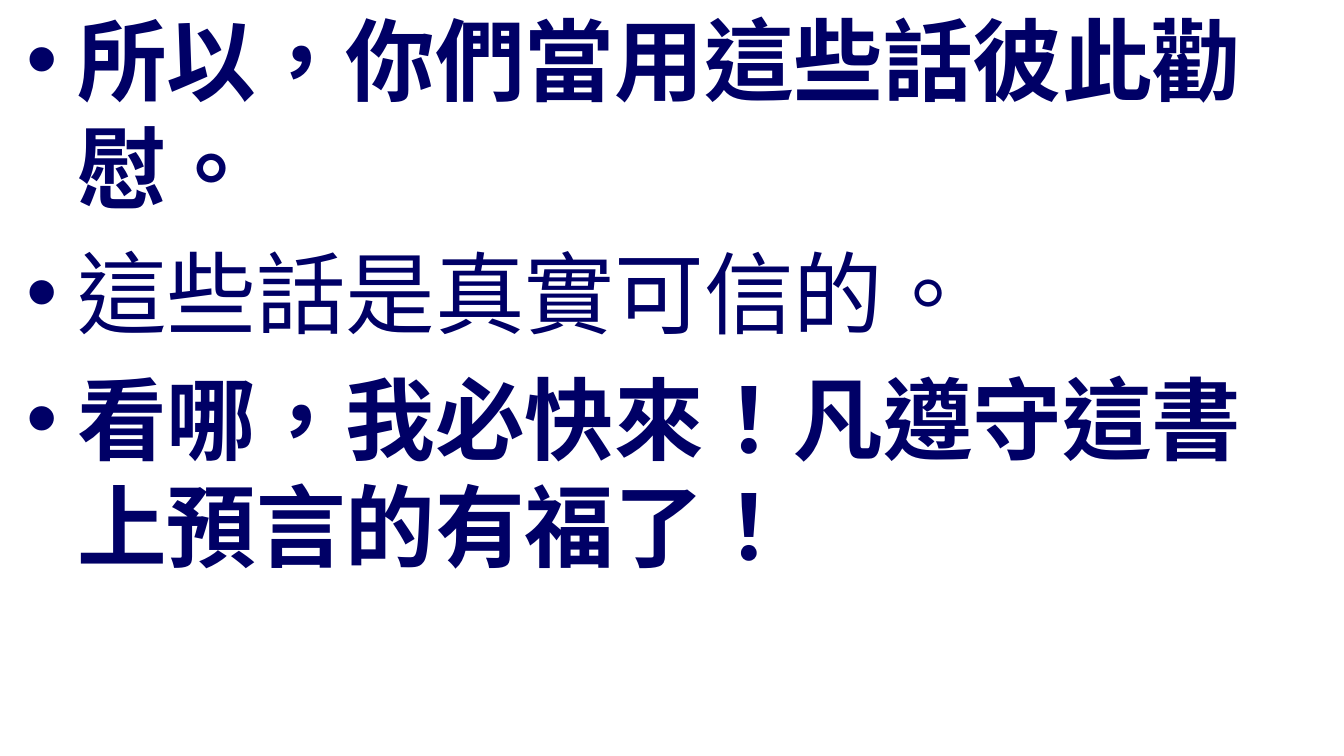
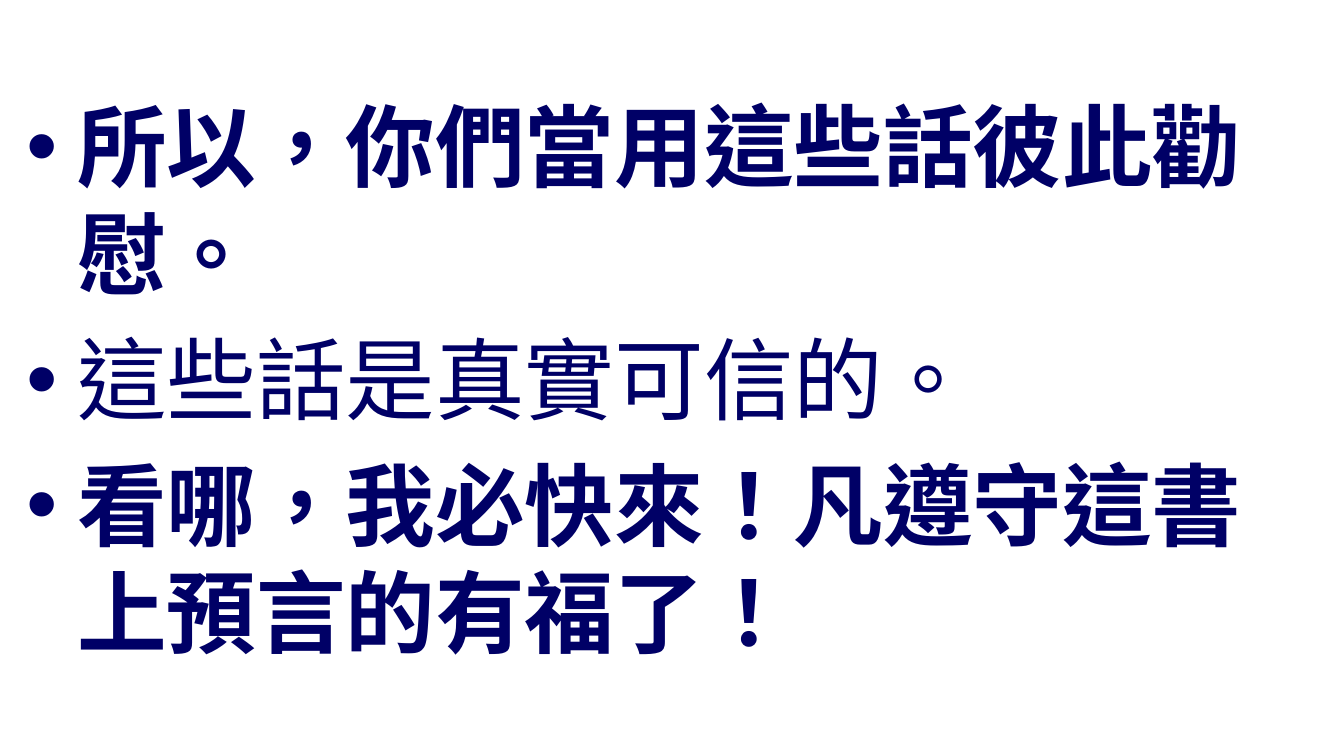
Before and after one commit to batisuoc/worship-resources, a slide deck: slide 7 of 8基督再來.pptx (slide 6 before the commit). Drawn at 1344x756 pixels with LibreOffice and Linux fonts; fonts in the diff are those of the drawing; background and template pictures are left out. Boxes give left, top, right and bottom in pixels: in the first picture for what was removed or moved away, otherwise in the second. Text is boxed around its words. In the diff, an @@ line names an element or a change of style, - is before the commit and + after.

```diff
--- a/8基督再來.pptx
+++ b/8基督再來.pptx
@@ text "所以，你們當用這些話彼此勸慰。" at [77,102,1241,655]: vertical alignment top to middle @@
```
Also in this commit, not shown: 5 other slides changed, 1 slide added, 1 other file.
